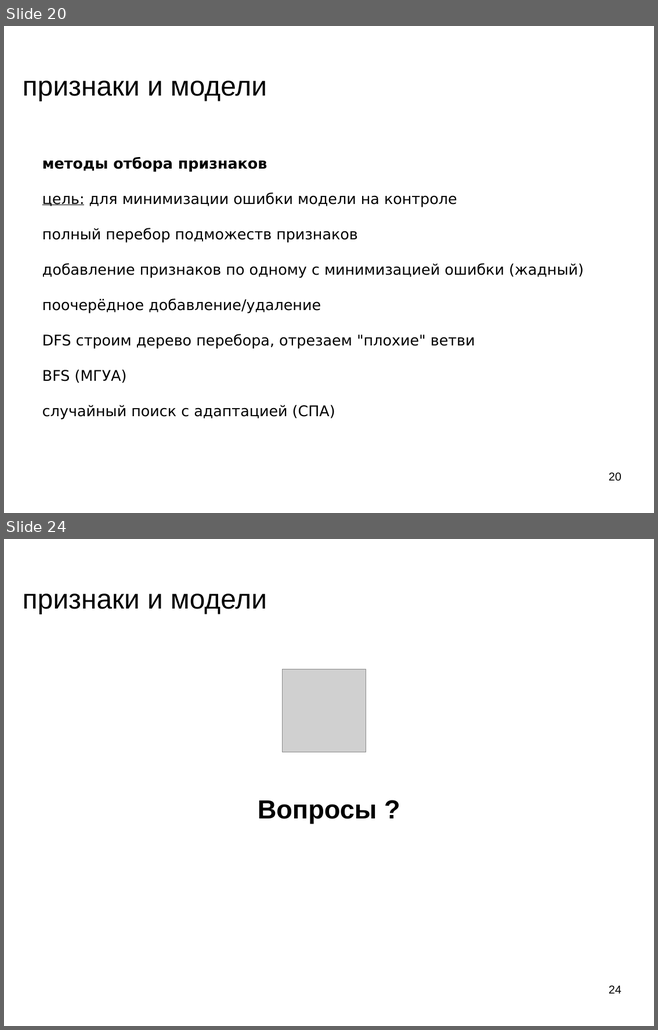
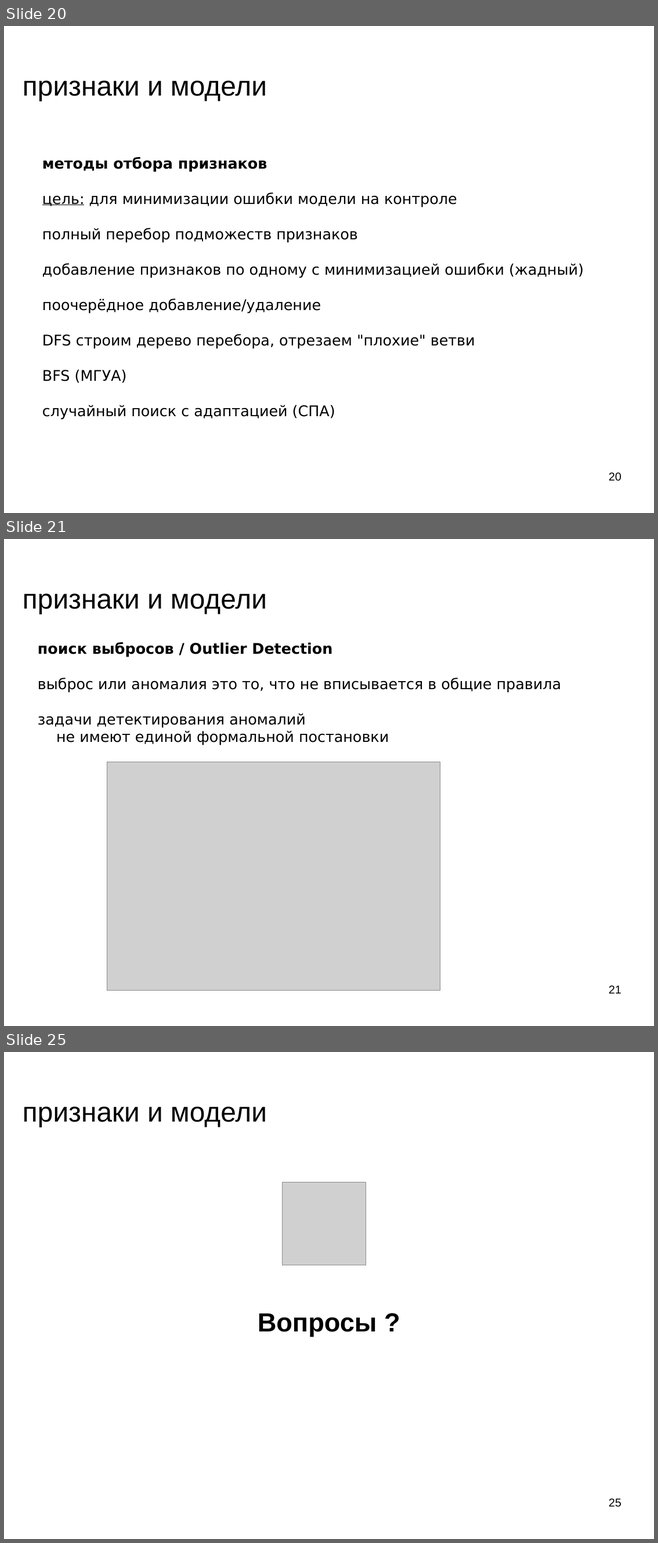
Before and after one commit to mechanoid5/ml_lectorium_legacy, a slide deck: 12-fetch-anomal.odp. Shown one above the other, each under a label of ours: slides 20 and 24 before the commit, slides 20, 21 and 25 after it; the slides between them are not shown. The pictures are 658x1030 and 658x1543 pixels, drawn with LibreOffice and Linux fonts; fonts in the diff are those of the drawing; grey boxes stand for pictures; background and template pictures are left out. Boxes give left, top, right and bottom in pixels: in the first picture for what was removed or moved away, otherwise in the second. Text is boxed around its words. In the diff, an @@ line names an element or a change of style, - is before the commit and + after.

```diff
--- a/12-fetch-anomal.odp
+++ b/12-fetch-anomal.odp
@@ slide 21 added at (x1=4, y1=539, x2=654, y2=1026), background picture (left out) @@
@@ title added at (x1=23, y1=594, x2=267, y2=614), 33.9 pt, text #000000 @@
+признаки и модели
@@ text added at (x1=38, y1=642, x2=561, y2=745), 18 pt, text #000000 @@
+поиск выбросов / Outlier Detection
+выброс или аномалия это то, что не вписывается в общие правила
+задачи детектирования аномалий
+не имеют единой формальной постановки
@@ picture added at (x1=107, y1=762, x2=441, y2=990) @@
@@ page number added at (x1=608, y1=986, x2=621, y2=994), 14 pt, text #000000 @@
+21
@@ what was slide 24 is now slide 25 @@
@@ page number at (x1=608, y1=1499, x2=621, y2=1507): text changed @@
-24
+25
```
Also in this commit, not shown: 2 slides changed, 1 other slide added, 1 slide removed.
